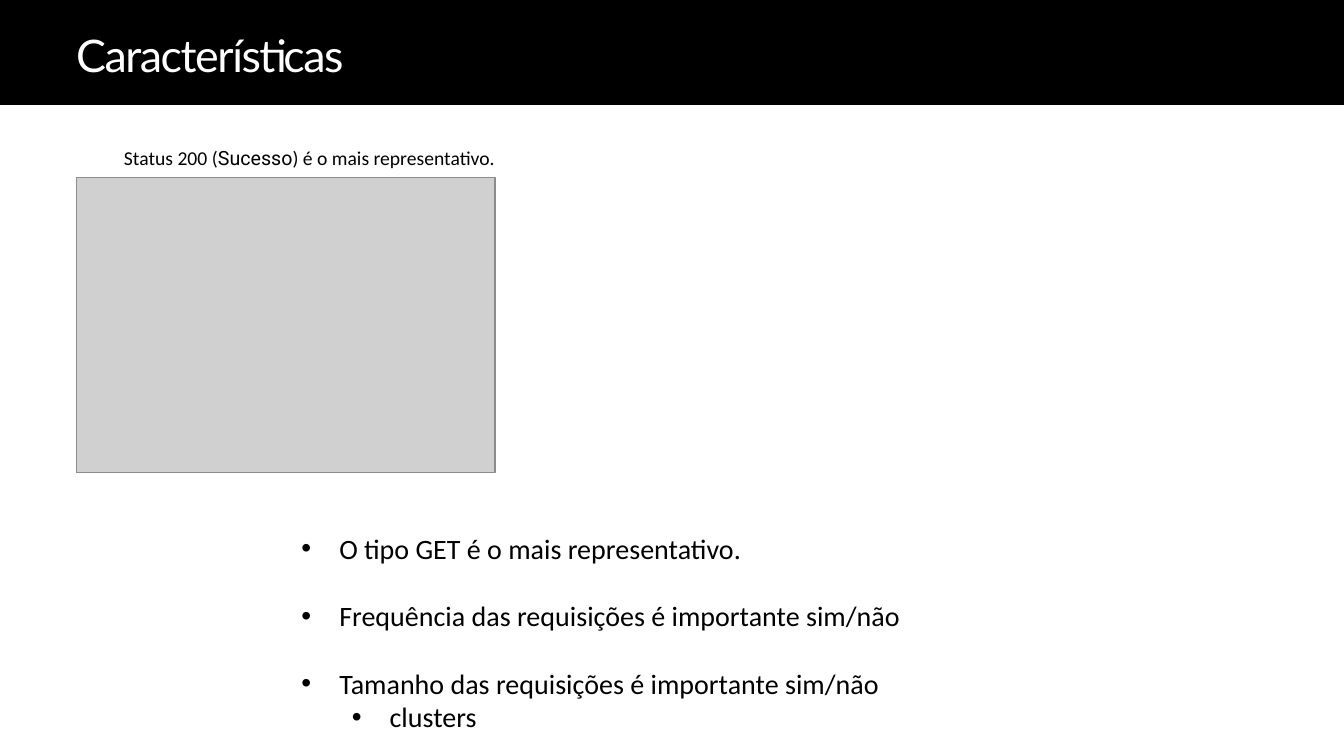
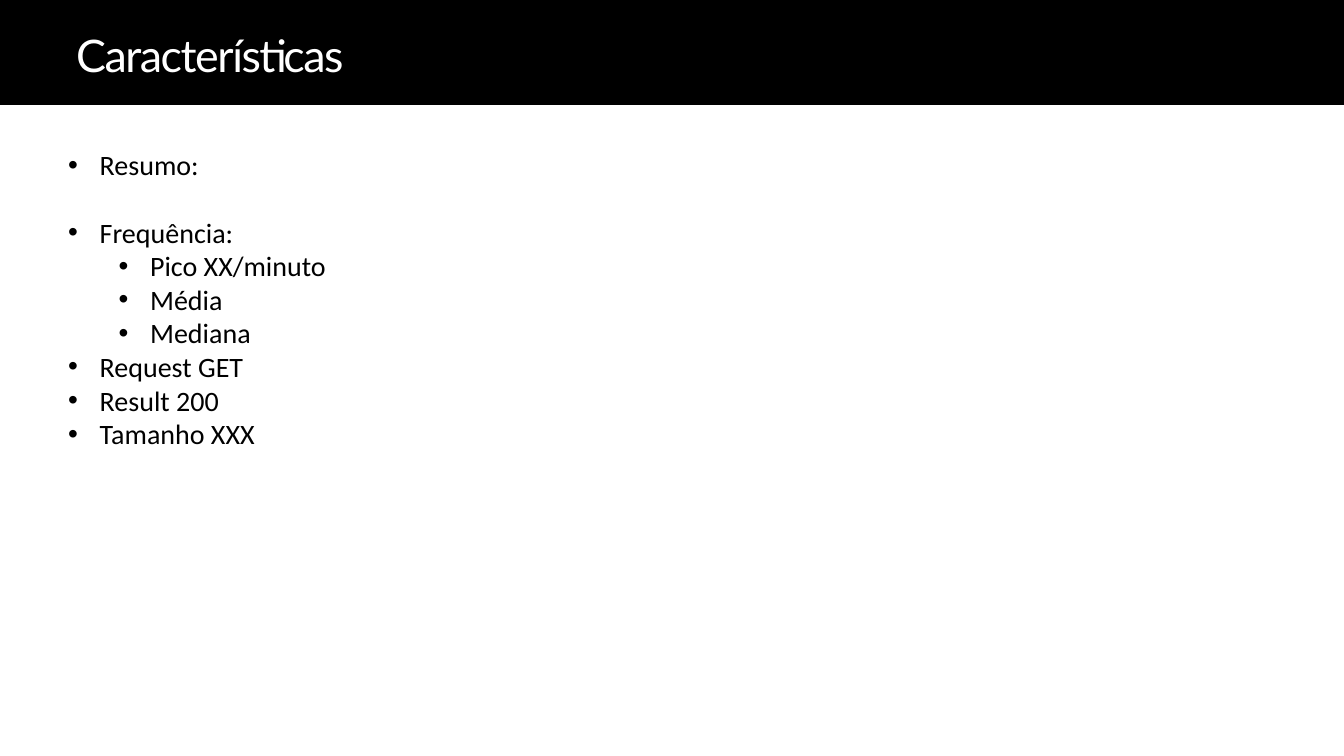
Before and after one commit to lcsvillela/CMP223, a slide deck: slide 4 of CMP223 - Workload Characterization.pptx. Drawn at 1344x756 pixels with LibreOffice and Linux fonts; fonts in the diff are those of the drawing; grey boxes stand for pictures. Boxes give left, top, right and bottom in pixels: in the first picture for what was removed or moved away, otherwise in the second. Text is boxed around its words. In the diff, an @@ line names an element or a change of style, - is before the commit and + after.

```diff
--- a/CMP223 - Workload Characterization.pptx
+++ b/CMP223 - Workload Characterization.pptx
@@ picture removed at (76,177,495,472) @@
@@ text added at (100,157,326,444), 20 pt, text #000000 @@
+  • Resumo:
+  • Frequência:
+    • Pico XX/minuto
+    • Média
+    • Mediana
+  • Request GET
+  • Result 200
+  • Tamanho XXX
@@ text removed at (124,151,495,168) @@
-  Status 200 (Sucesso) é o mais representativo.
@@ text removed at (339,539,899,728) @@
-  • O tipo GET é o mais representativo.
-  • Frequência das requisições é importante sim/não
-  • Tamanho das requisições é importante sim/não
-    • clusters
```
Also in this commit, not shown: 3 other slides changed.
